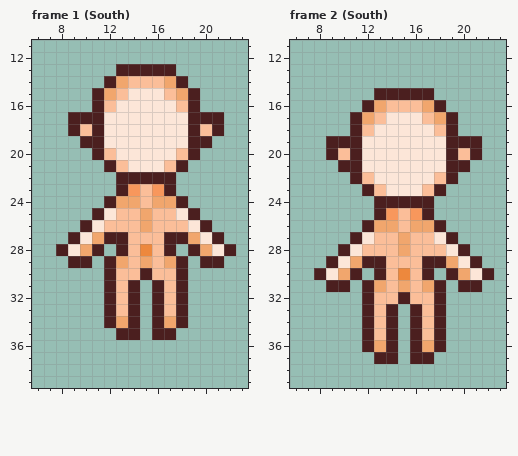
Edited in one commit: pixel-art file (Actor/PCC/female/pcc_body_fairym1.ase). The picture above was drawn from the file before the commit.
32x48 pixels, 16 frames. Shown: frame 1 (South): x 6..23, y 11..39; frame 2 (South): x 6..23, y 11..39. The commit also changed other frames, which this record leaves out.
After:
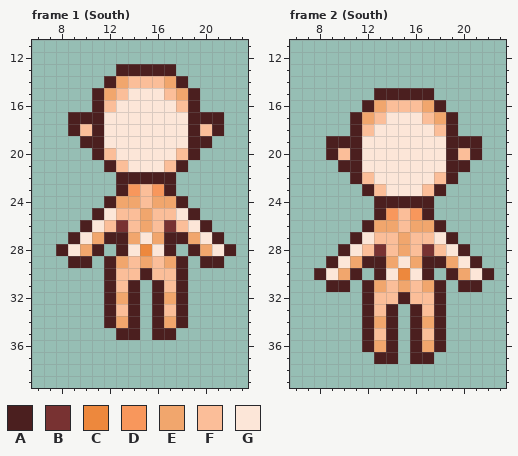
Palette (. is transparent): A #4b1f1f  B #783232  C #ed883d  D #f8975c  E #f1a66d  F #fbbe99  G #fce6d8
The edit:
Changed rows in their new state; - is an unchanged pixel.
Frame 1 (South), layer "_base/body":
first column x 13:
26 B---B
27 -EGE-
28 -G-G-
first column x 13:
32 E---E
Frame 2 (South), layer "_base/body":
first column x 13:
28 B---B
29 -EGE-
30 -G-G-
first column x 13:
34 E---E
Pixel boxes of the changes (left, top, right, bottom) in both pictures:
changed: (116, 220, 176, 256)
changed: (116, 292, 176, 304)
changed: (374, 244, 434, 328)
